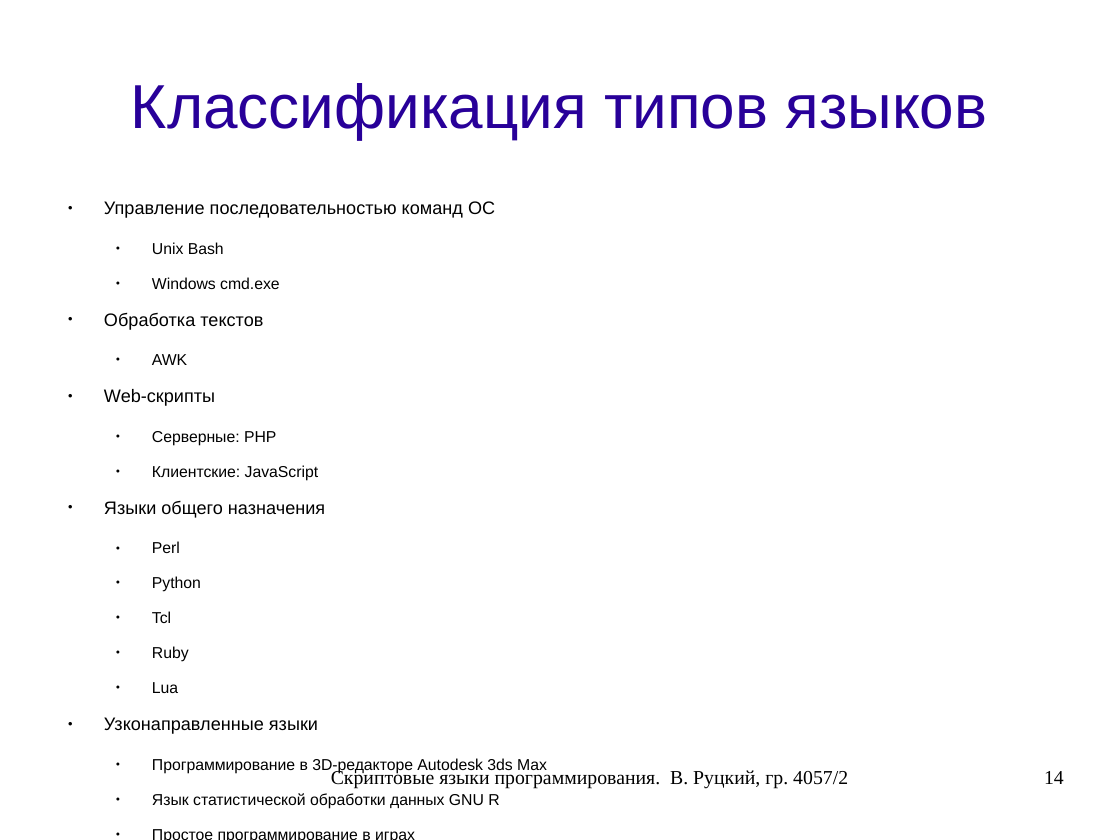
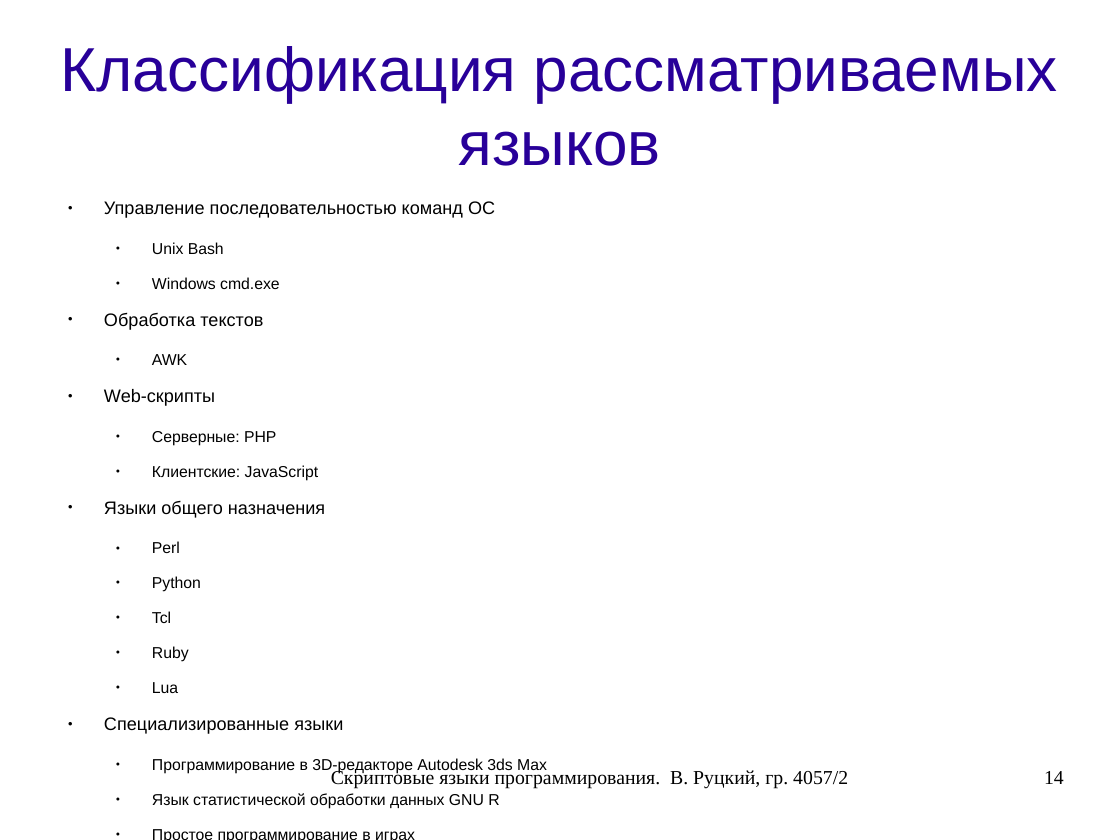
Before and after one commit to rutsky/semester07, a slide deck: slide 14 of Operation_systems/scripting_languages/40572_Rutsky_Scripting_languages.odp. Drawn at 1120x840 pixels with LibreOffice and Linux fonts; fonts in the diff are those of the drawing. Boxes give left, top, right and bottom in pixels: in the first picture for what was removed or moved away, otherwise in the second. Text is boxed around its words. In the diff, an @@ line names an element or a change of style, - is before the commit and + after.

```diff
--- a/Operation_systems/scripting_languages/40572_Rutsky_Scripting_languages.odp
+++ b/Operation_systems/scripting_languages/40572_Rutsky_Scripting_languages.odp
@@ title at box(61, 46, 1058, 166): text changed @@
-Классификация типов языков
+Классификация рассматриваемых языков
@@ text at box(104, 717, 343, 734): text changed @@
-● Узконаправленные языки
+● Специализированные языки
```
Also in this commit, not shown: 5 other slides changed.
